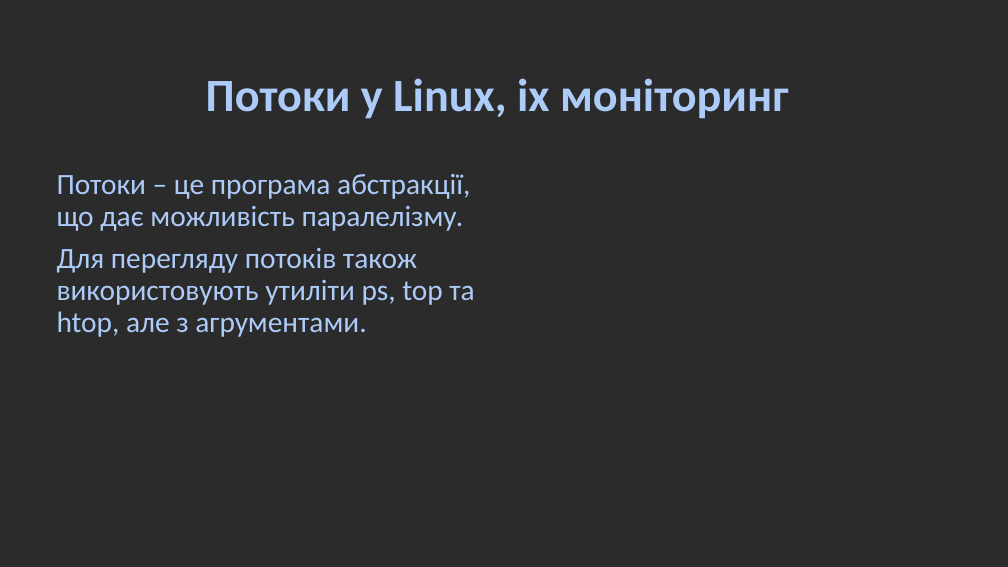
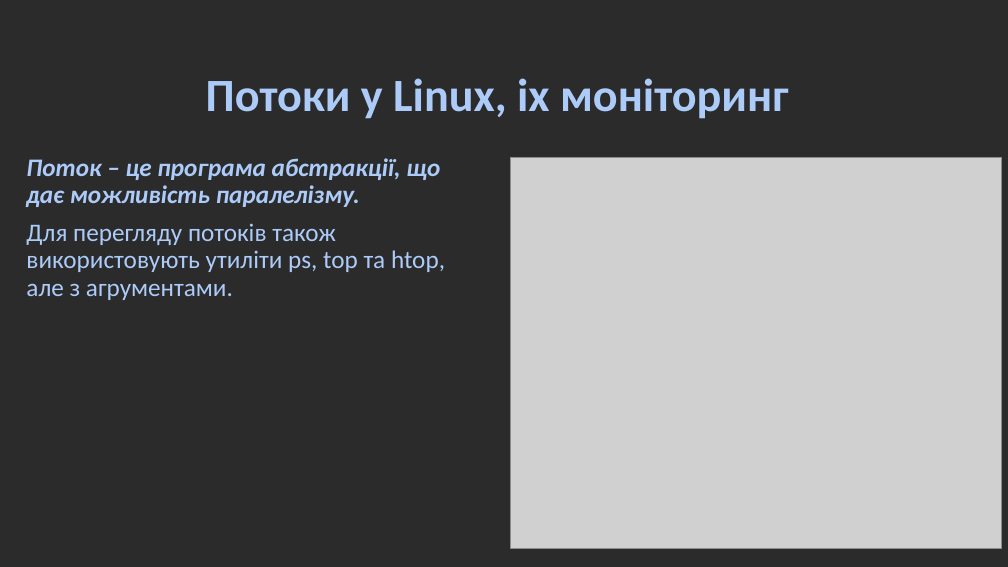
Before and after one commit to millennium02/SRS_L5, a slide deck: slide 4 of linux_ps&threads.odp. Drawn at 1008x567 pixels with LibreOffice and Linux fonts; fonts in the diff are those of the drawing; grey boxes stand for pictures; background and template pictures are left out; a plain dark background stands for a picture behind light text. Boxes give left, top, right and bottom in pixels: in the first picture for what was removed or moved away, otherwise in the second. Text is boxed around its words. In the diff, an @@ line names an element or a change of style, - is before the commit and + after.

```diff
--- a/linux_ps&threads.odp
+++ b/linux_ps&threads.odp
@@ text "Поток – це програма абстракції, ..." moved from (x1=57, y1=174, x2=474, y2=337) to (x1=26, y1=158, x2=445, y2=300) @@
@@ text at (x1=26, y1=158, x2=440, y2=207): text changed; size 28 to 24 pt; bold on; italic on @@
-Потоки – це програма абстракції, що дає можливість паралелізму.
+Поток – це програма абстракції, що дає можливість паралелізму.
@@ picture added at (x1=510, y1=158, x2=1002, y2=548) @@
@@ text at (x1=26, y1=223, x2=445, y2=300): size 28 to 24 pt in "Для перегляду потоків також використовують утиліти ps, ..." @@
```
Also in this commit, not shown: 1 other file.
